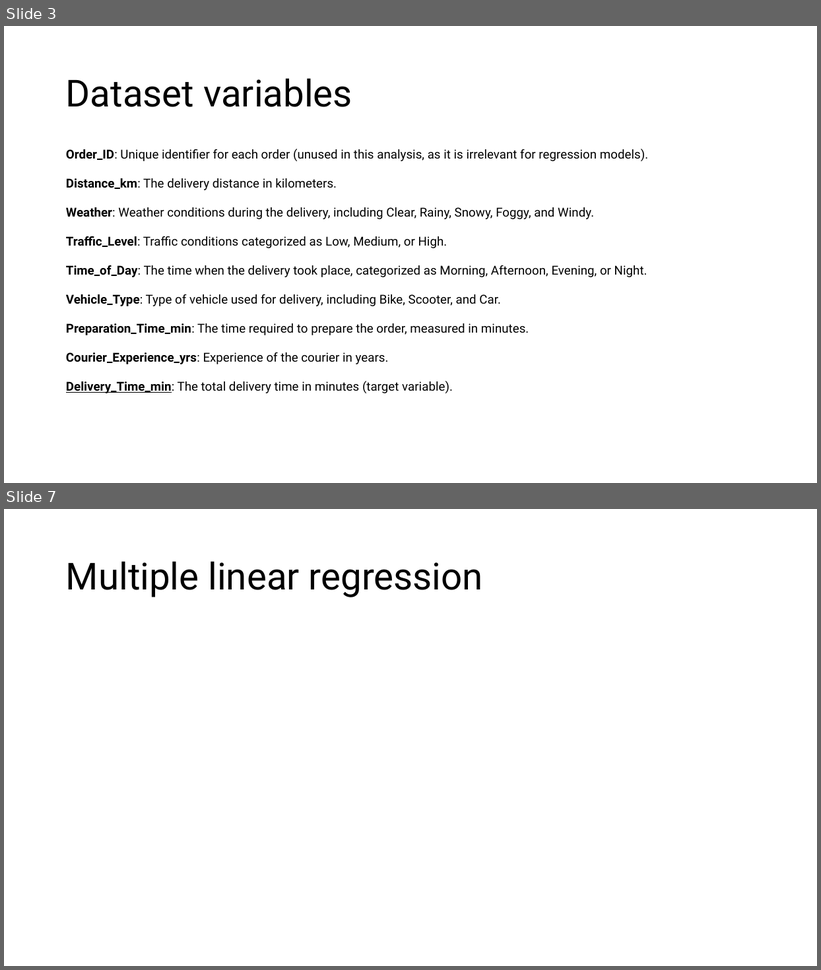
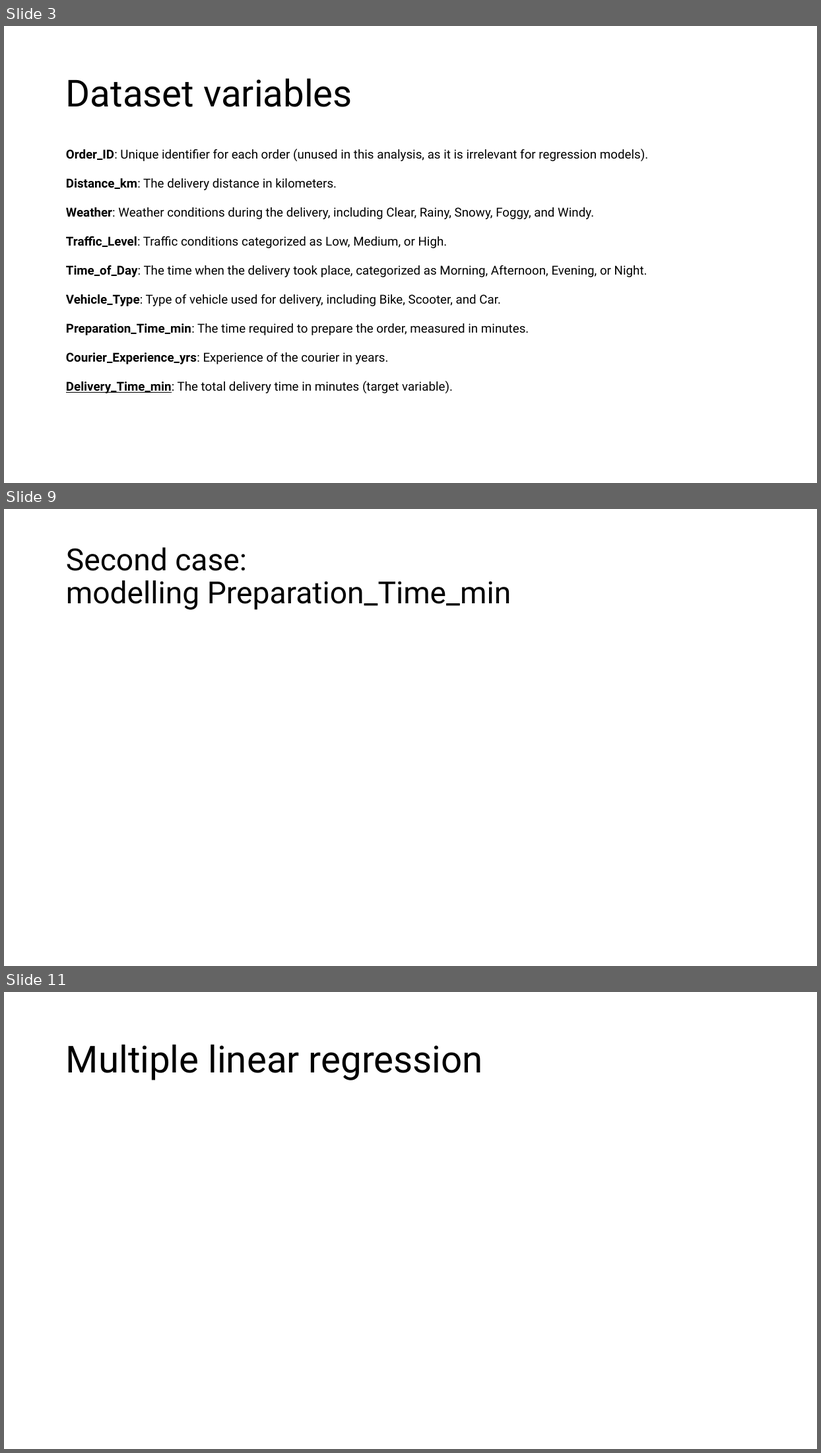
Before and after one commit to DanieleGotti/Food_Delivery_Time_Prediction, a slide deck: Presentazione_progetto.pptx. Shown one above the other, each under a label of ours: slides 3 and 7 before the commit, slides 3, 9 and 11 after it; the slides between them are not shown. The pictures are 821x970 and 821x1453 pixels, drawn with LibreOffice and Linux fonts; fonts in the diff are those of the drawing. Boxes give left, top, right and bottom in pixels: in the first picture for what was removed or moved away, otherwise in the second. Text is boxed around its words. In the diff, an @@ line names an element or a change of style, - is before the commit and + after.

```diff
--- a/Presentazione_progetto.pptx
+++ b/Presentazione_progetto.pptx
@@ slide 9 added at (x1=4, y1=509, x2=817, y2=966), background #FFFFFF @@
@@ title added at (x1=66, y1=547, x2=511, y2=610), 36 pt, text #000000 @@
+Second case:
+modelling Preparation_Time_min
@@ what was slide 7 is now slide 11 @@
```
Also in this commit, not shown: 3 slides changed, 4 other slides added, 1 slide removed, 2 other files.
